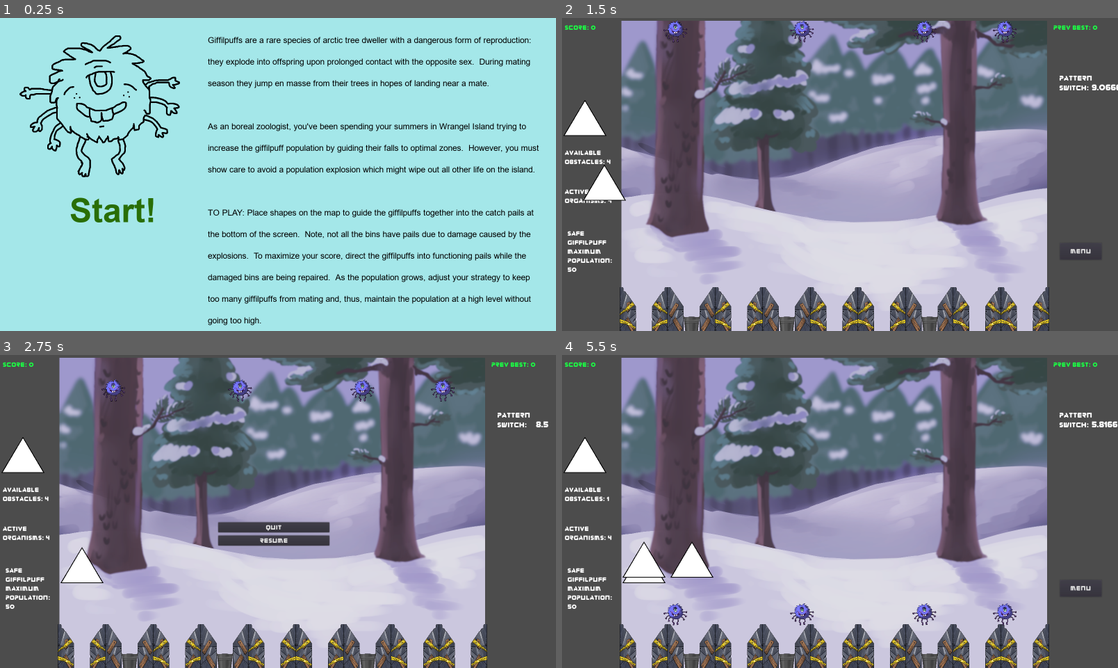
Above: before the commit, frames 1-4 (two rows, left to right).
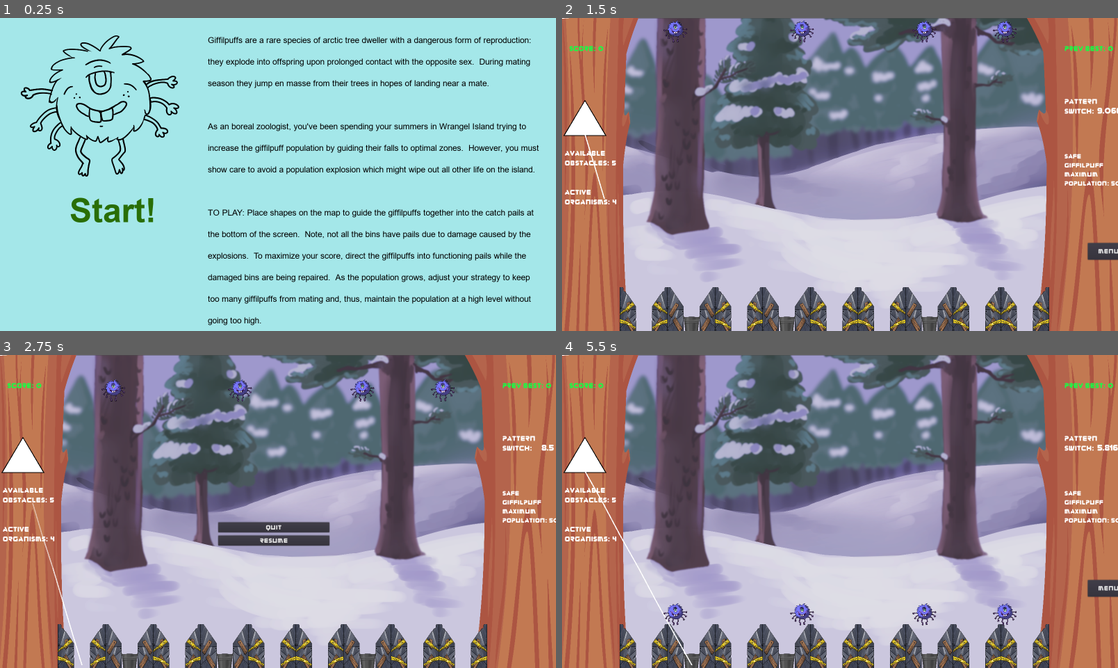
Above: after the commit, the same moments.

Repository: TreyDettmer/UP-Game-Jam-22
Game: Godot game, scene res://Scenes/MainMenu.tscn
The game is run twice, just before and just after one commit, with the same random seed, the same clock (stepped at 60 frames per second) and the same inputs.
Inputs (mouse positions are in pixels of both pictures, inside the frame that each line leads up to):
- Up to frame 1 (0.25 s): no input
- Up to frame 2 (1.5 s): click "Start!" at 0.5 s; drag from (584, 133) to (645, 327) at 1.27 s
- Up to frame 3 (2.75 s): click "Menu" at 2 s
- Up to frame 4 (5.5 s): click "Resume" at 2.75 s; drag from (584, 470) to (645, 664) at 3.52 s; move the mouse to (584, 470) at 4.27 s; click (584, 470) at 4.35 s; drag from (584, 470) to (689, 664) at 5.02 s

The runs differ from the first frame. In frame 1, 1.5% of the frame differs, in the area x 3-33%, y 5-51%; in frame 2, 30%; in frame 3, 30%; in frame 4, 31%, in the area x 0-100%, y 0-100%.

Commit message:
Merge branch 'James'

Diff:
--- a/Project/Scenes/Main.tscn
+++ b/Project/Scenes/Main.tscn
@@ -11,13 +11,15 @@
 [ext_resource path="res://Sound/GameOverSound.wav" type="AudioStream" id=9]
 [ext_resource path="res://Sound/click.wav" type="AudioStream" id=10]
 [ext_resource path="res://Art/game background blurry.png" type="Texture" id=11]
+[ext_resource path="res://Scenes/MagicCursor.tscn" type="PackedScene" id=12]
+[ext_resource path="res://Art/—Pngtree—a dry trunk_4487557.png" type="Texture" id=13]
 
 [sub_resource type="DynamicFont" id=6]
 size = 24
 font_data = ExtResource( 5 )
 
 [sub_resource type="DynamicFont" id=1]
-size = 18
+size = 20
 outline_color = Color( 0.160784, 0.635294, 0.211765, 1 )
 extra_spacing_char = 1
 font_data = ExtResource( 5 )
@@ -54,11 +56,47 @@
 [node name="Node2D" type="Node2D" parent="."]
 z_index = -1
 
+[node name="LeftRect" type="ColorRect" parent="Node2D"]
+anchor_bottom = 1.0
+margin_right = 175.0
+margin_bottom = 900.0
+
+[node name="RightRect" type="ColorRect" parent="Node2D"]
+anchor_bottom = 1.0
+margin_left = 1395.0
+margin_right = 1600.0
+margin_bottom = 900.0
+
 [node name="TextureRect" type="TextureRect" parent="Node2D"]
-margin_left = 171.0
-margin_top = 8.0
-margin_right = 1396.0
-margin_bottom = 908.0
+margin_left = -83.0
+margin_top = -22.0001
+margin_right = 3184.0
+margin_bottom = 7546.0
+rect_rotation = 0.5
+rect_scale = Vector2( 0.1, 0.15 )
+mouse_filter = 2
+input_pass_on_modal_close_click = false
+texture = ExtResource( 13 )
+flip_h = true
+
+[node name="TextureRect2" type="TextureRect" parent="Node2D"]
+margin_left = 1299.0
+margin_top = -25.0
+margin_right = 4979.0
+margin_bottom = 7543.0
+rect_scale = Vector2( 0.15, 0.15 )
+mouse_filter = 2
+input_pass_on_modal_close_click = false
+texture = ExtResource( 13 )
+
+[node name="backgroundNode" type="Node2D" parent="."]
+z_index = -2
+
+[node name="TextureRect" type="TextureRect" parent="backgroundNode"]
+margin_left = 172.0
+margin_top = 1.0
+margin_right = 1397.0
+margin_bottom = 911.0
 mouse_filter = 2
 mouse_default_cursor_shape = 2
 input_pass_on_modal_close_click = false
@@ -69,10 +107,10 @@
 autostart = true
 
 [node name="PatternSwitchTimer" type="Label" parent="."]
-margin_left = 1524.0
-margin_top = 168.0
-margin_right = 1596.0
-margin_bottom = 232.0
+margin_left = 1540.0
+margin_top = 235.0
+margin_right = 1612.0
+margin_bottom = 299.0
 custom_fonts/font = SubResource( 6 )
 text = "0"
 align = 1
@@ -143,19 +181,19 @@
 script = ExtResource( 6 )
 
 [node name="CurrentScoreLabel" type="Label" parent="UI"]
-margin_left = 8.0
-margin_top = 16.0
-margin_right = 126.0
-margin_bottom = 51.0
+margin_left = 21.0
+margin_top = 75.0
+margin_right = 139.0
+margin_bottom = 110.0
 custom_colors/font_color = Color( 0.113725, 0.976471, 0.270588, 1 )
 custom_fonts/font = SubResource( 1 )
 text = "Score: "
 
 [node name="HighScoreLabel" type="Label" parent="UI"]
-margin_left = 1414.0
-margin_top = 16.0
-margin_right = 1606.0
-margin_bottom = 51.0
+margin_left = 1446.0
+margin_top = 75.0
+margin_right = 1638.0
+margin_bottom = 110.0
 custom_colors/font_color = Color( 0.113725, 0.976471, 0.270588, 1 )
 custom_fonts/font = SubResource( 1 )
 text = "Prev Best: 0"
@@ -171,10 +209,10 @@
 organisms:"
 
 [node name="MaxPop" type="Label" parent="UI"]
-margin_left = 16.0
-margin_top = 608.0
-margin_right = 176.0
-margin_bottom = 744.0
+margin_left = 1446.0
+margin_top = 386.0
+margin_right = 1610.0
+margin_bottom = 522.0
 custom_fonts/font = SubResource( 8 )
 text = "Safe Giffilpuff  maximum population:"
 autowrap = true
@@ -360,10 +398,10 @@
 align = 1
 
 [node name="PatternSwitchLabel" type="Label" parent="UI"]
-margin_left = 1431.0
-margin_top = 160.0
-margin_right = 1551.0
-margin_bottom = 235.0
+margin_left = 1446.0
+margin_top = 227.0
+margin_right = 1566.0
+margin_bottom = 308.0
 custom_fonts/font = SubResource( 4 )
 text = "Pattern
 Switch:
@@ -371,6 +409,8 @@
 
 [node name="ObstaclePile" parent="." instance=ExtResource( 3 )]
 position = Vector2( 66, 333 )
+
+[node name="MagicCursor" parent="." instance=ExtResource( 12 )]
 
 [node name="MusicPlayer" type="AudioStreamPlayer" parent="."]
 stream = ExtResource( 8 )
--- a/Project/Scenes/MainMenu.tscn
+++ b/Project/Scenes/MainMenu.tscn
@@ -54,6 +54,7 @@
 position = Vector2( 300, 250 )
 scale = Vector2( 0.4, 0.4 )
 frames = SubResource( 4 )
+frame = 1
 playing = true
 
 [node name="ClickSound" type="AudioStreamPlayer" parent="."]
--- a/Project/Scenes/OptionsMenu.tscn
+++ b/Project/Scenes/OptionsMenu.tscn
@@ -52,9 +52,9 @@
 text = "Resume"
 
 [node name="MenuButton" type="Button" parent="."]
-margin_left = 880.0
+margin_left = 960.0
 margin_top = 536.0
-margin_right = 1000.0
+margin_right = 1080.0
 margin_bottom = 584.0
 custom_fonts/font = SubResource( 1 )
 text = "Menu"
--- a/Project/Scenes/Organism.tscn
+++ b/Project/Scenes/Organism.tscn
@@ -18,7 +18,7 @@
 [ext_resource path="res://Art/popAnimation/popframe4.png" type="Texture" id=16]
 
 [sub_resource type="CircleShape2D" id=2]
-radius = 21.38
+radius = 20.0
 
 [sub_resource type="Animation" id=3]
 resource_name = "Falling"
--- a/Project/Scenes/ScoreBucket.tscn
+++ b/Project/Scenes/ScoreBucket.tscn
@@ -33,13 +33,13 @@
 [node name="leftSideCollision" type="CollisionPolygon2D" parent="."]
 position = Vector2( 1, -1 )
 scale = Vector2( 9, 9 )
-polygon = PoolVector2Array( -4.5, -1.5, -10.943, -11, -10.9432, 9.94324, -4.5, 9.943 )
+polygon = PoolVector2Array( -5.5, -1.5, -11, -11.5, -11.5, 9.943, -5.5, 9.943 )
 
 [node name="RightSideCollision" type="CollisionPolygon2D" parent="."]
 position = Vector2( -7.10543e-15, -1 )
 rotation = 3.14159
 scale = Vector2( 9, 9 )
-polygon = PoolVector2Array( -10.851, 11, -10.8514, -9.94324, -4.5, -9.943, -4.5, 1.5 )
+polygon = PoolVector2Array( -11.5, 11.5, -10.8514, -9.94324, -5, -9.943, -5, 1.5 )
 
 [node name="Area2D" type="Area2D" parent="."]
 
Binary file added: Project/Art/—Pngtree—a dry trunk_4487557.png
Not shown, added: Project/Art/—Pngtree—a dry trunk_4487557.png.import
Not shown: 1 places in Project/Scenes/Main.tscn that only renumber resources
